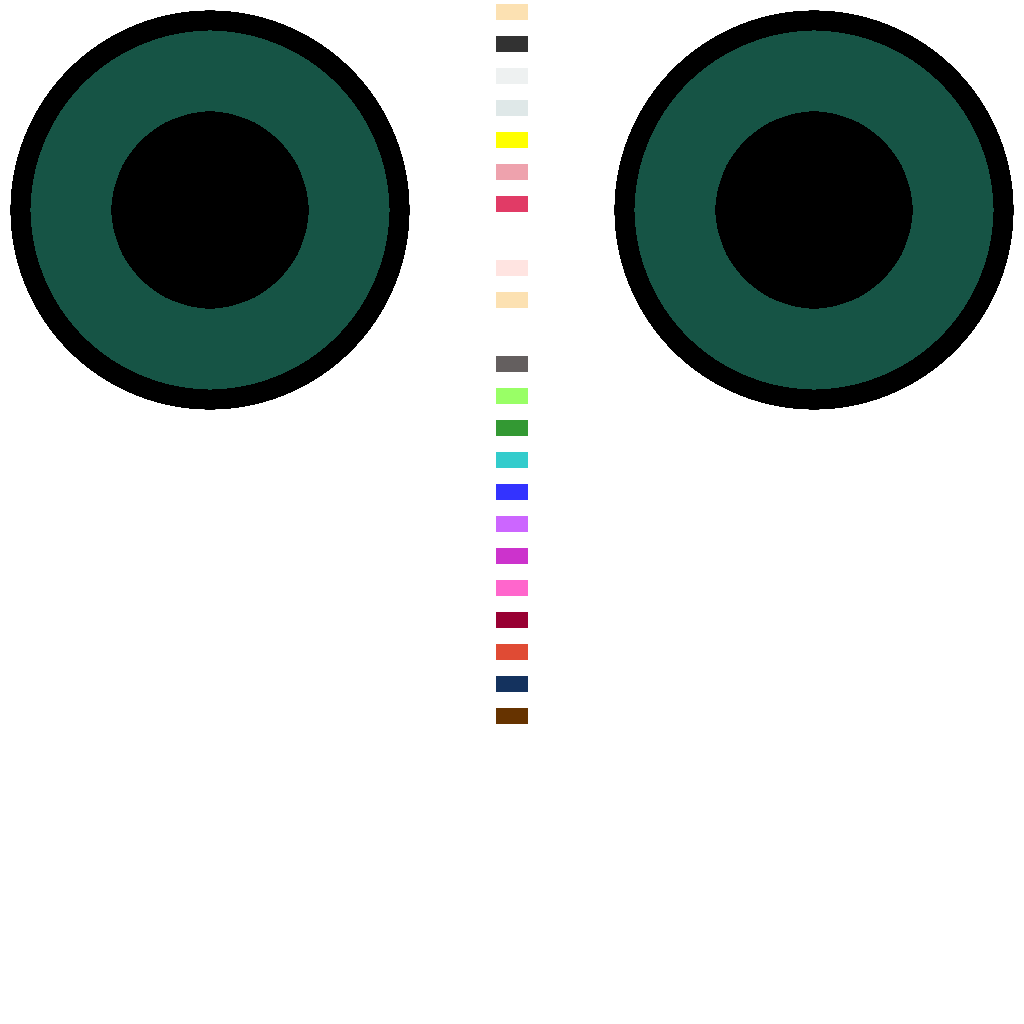
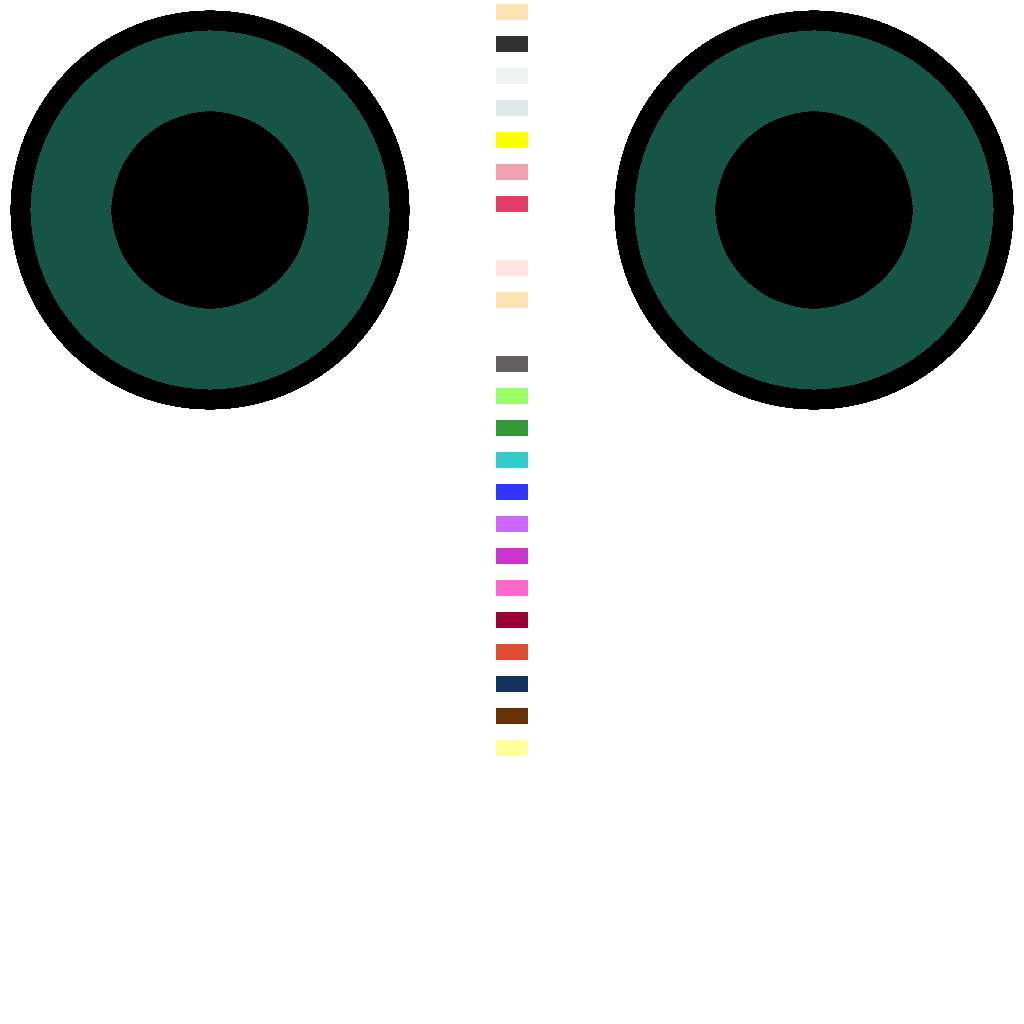
Comparing the layer stacks of the two 1024x1024 images. Changes:
painted on "NewColor" over box(496, 740, 528, 756)
